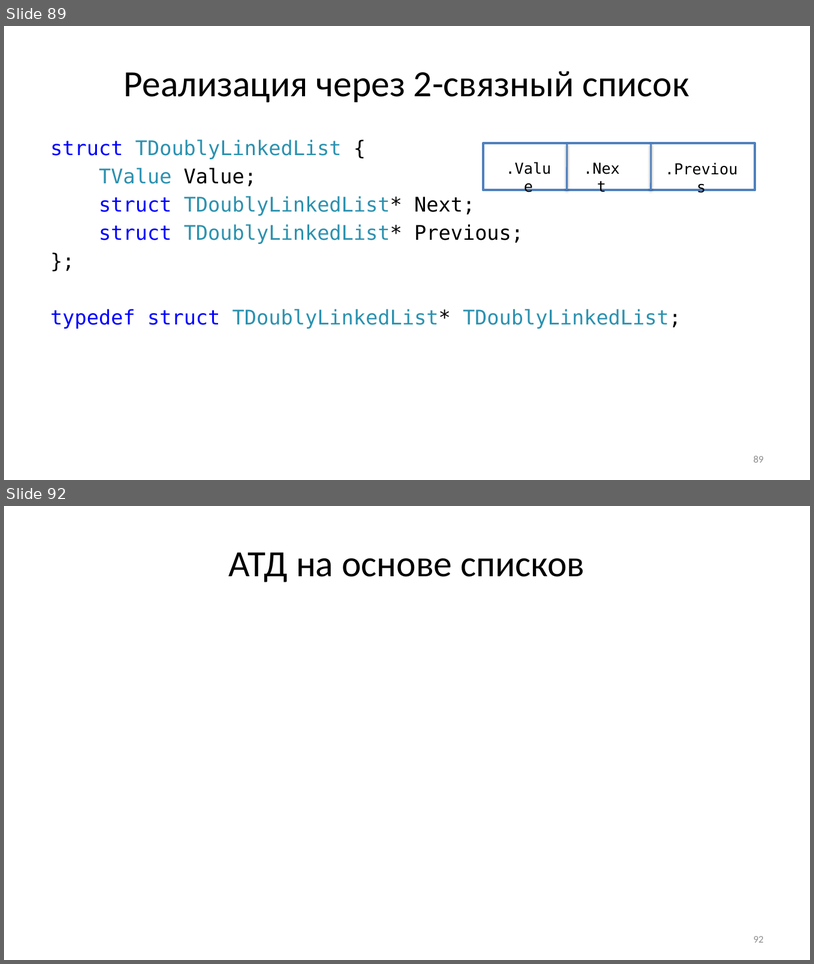
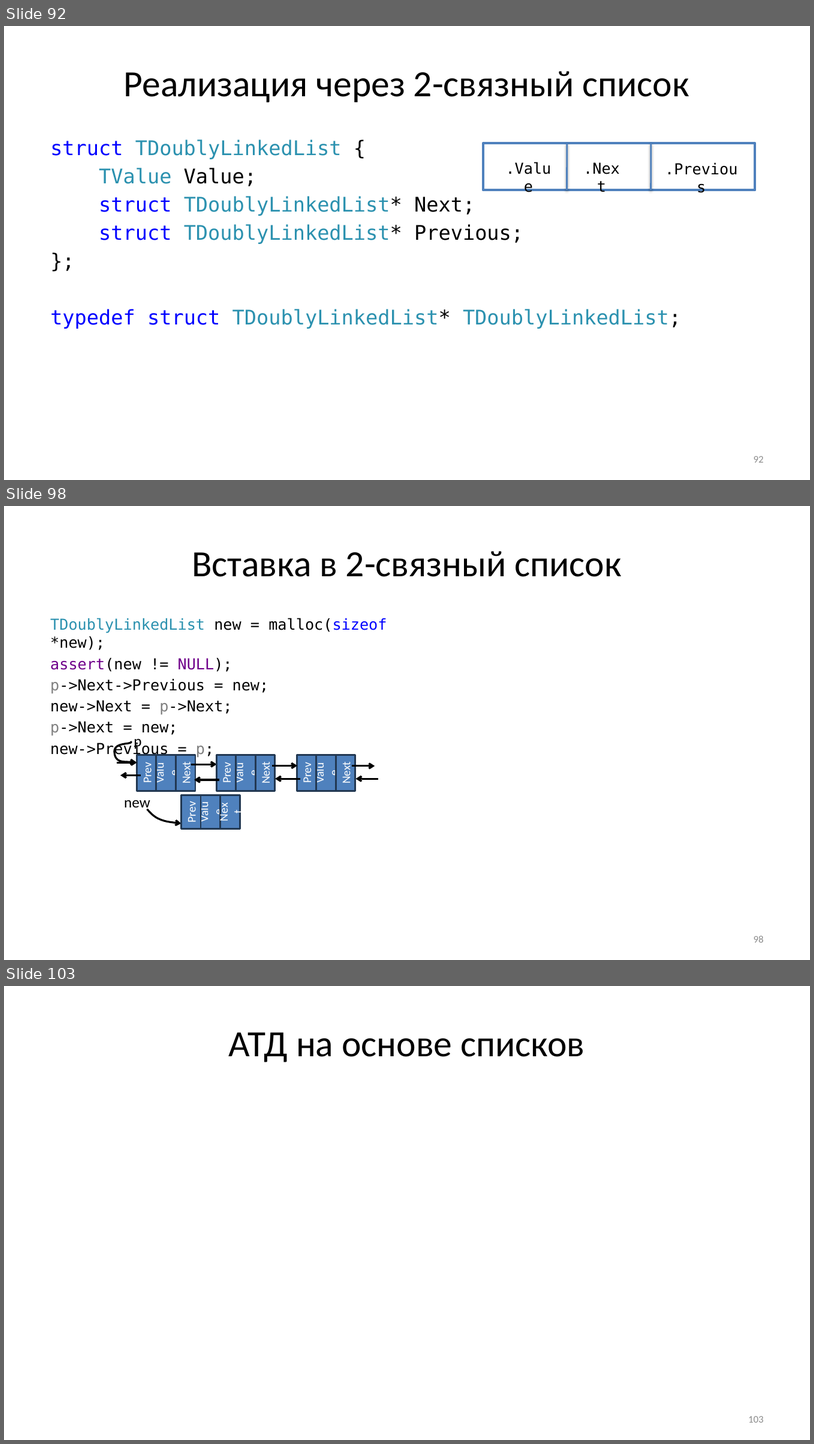
Before and after one commit to Evgueni-Petrov-aka-espetrov/Algorithms-and-Programming-in-C-pptx, a slide deck: 08 Списки.pptx. Shown one above the other, each under a label of ours: slides 89 and 92 before the commit, slides 92, 98 and 103 after it; the slides between them are not shown. The pictures are 814x964 and 814x1444 pixels, drawn with LibreOffice and Linux fonts; fonts in the diff are those of the drawing. Boxes give left, top, right and bottom in pixels: in the first picture for what was removed or moved away, otherwise in the second. Text is boxed around its words. In the diff, an @@ line names an element or a change of style, - is before the commit and + after.

```diff
--- a/08 Списки.pptx
+++ b/08 Списки.pptx
@@ slide 98 added at (4, 506, 810, 960), background #FFFFFF @@
@@ title added at (192, 551, 621, 577), 44 pt, text #000000 @@
+Вставка в 2-связный список
@@ text added at (50, 618, 387, 757), 18 pt, text #000000 @@
+TDoublyLinkedList new = malloc(sizeof *new);
+assert(new != NULL);
+p->Next->Previous = new;
+new->Next = p->Next;
+p->Next = new;
+new->Previous = p;
@@ group added at (115, 738, 378, 829): 12 rectangles, 8 arrows, 2 freeform shapes, 2 texts @@
+new
+Value
+Next
+Prev
+Value
+Next
+Prev
+Value
+Next
+Prev
+Value
+Next
+Prev
+p
@@ page number added at (754, 935, 764, 942), 12 pt, text #8C8C8C @@
+98
@@ what was slide 89 is now slide 92 @@
@@ page number at (754, 456, 764, 462): text changed @@
-89
+92
@@ what was slide 92 is now slide 103 @@
@@ page number at (749, 1416, 764, 1422): text changed @@
-92
+103
```
Also in this commit, not shown: 9 slides changed, 10 other slides added.
